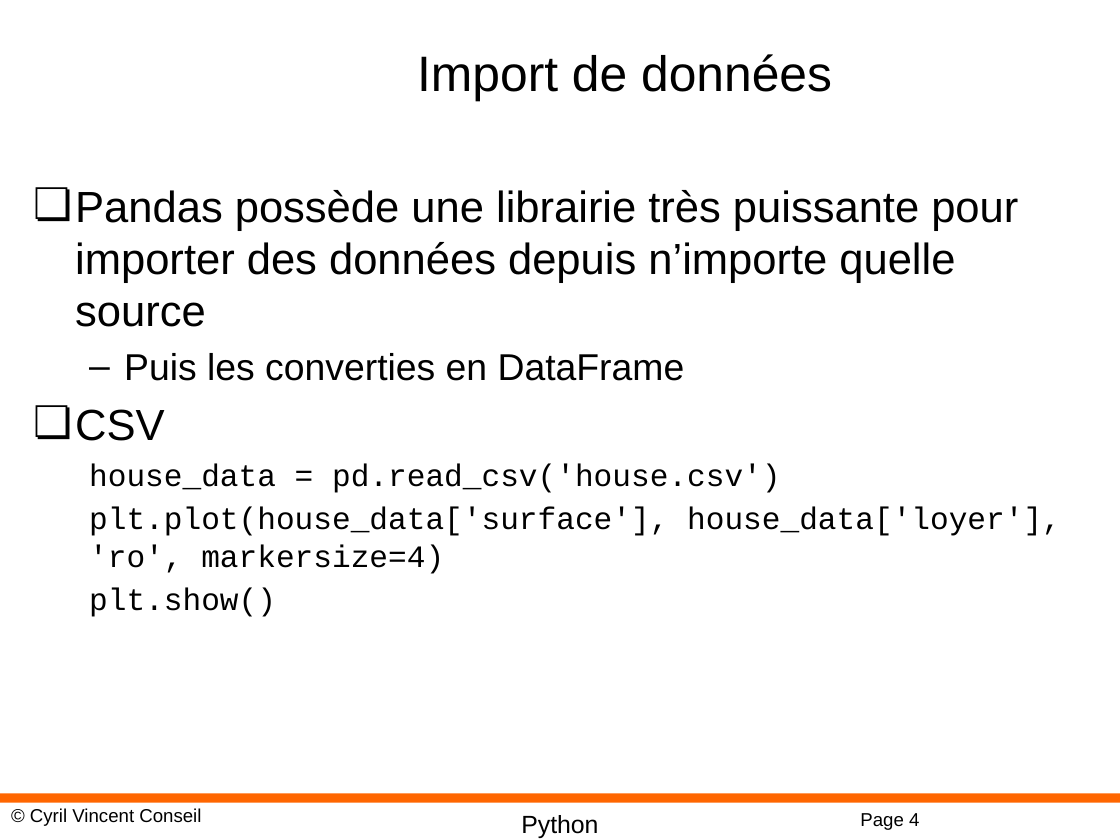
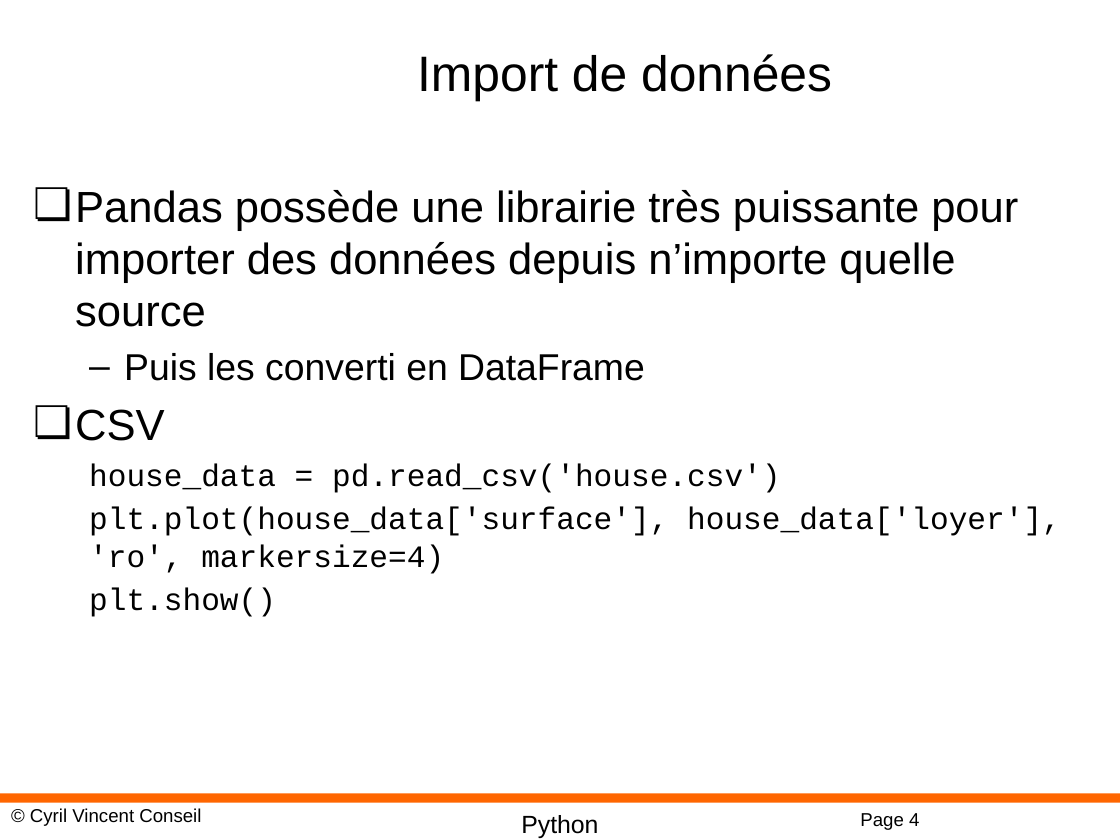
Before and after one commit to cyrilvincent/ML, a slide deck: slide 4 of PPT/MachineLearning12-Pandas.pptx. Drawn at 1120x840 pixels with LibreOffice and Linux fonts; fonts in the diff are those of the drawing; background and template pictures are left out. Boxes give left, top, right and bottom in pixels: in the first picture for what was removed or moved away, otherwise in the second. Text is boxed around its words. In the diff, an @@ line names an element or a change of style, - is before the commit and + after.

```diff
--- a/PPT/MachineLearning12-Pandas.pptx
+++ b/PPT/MachineLearning12-Pandas.pptx
@@ text at box(124, 353, 645, 381): text changed @@
-  – Puis les converties en DataFrame
+  – Puis les converti en DataFrame
```
Also in this commit, not shown: 1 other slide changed, 38 other files.
